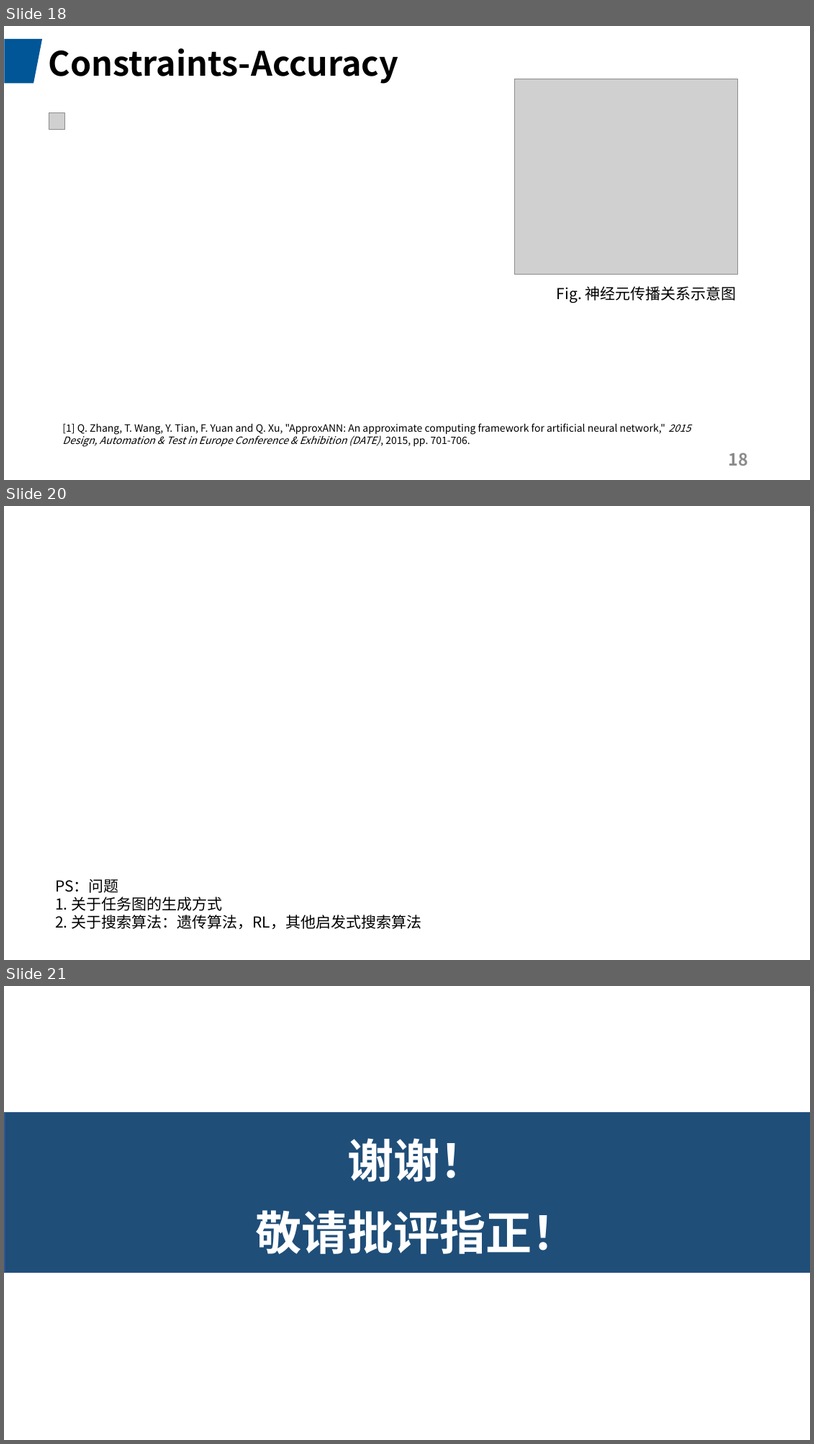
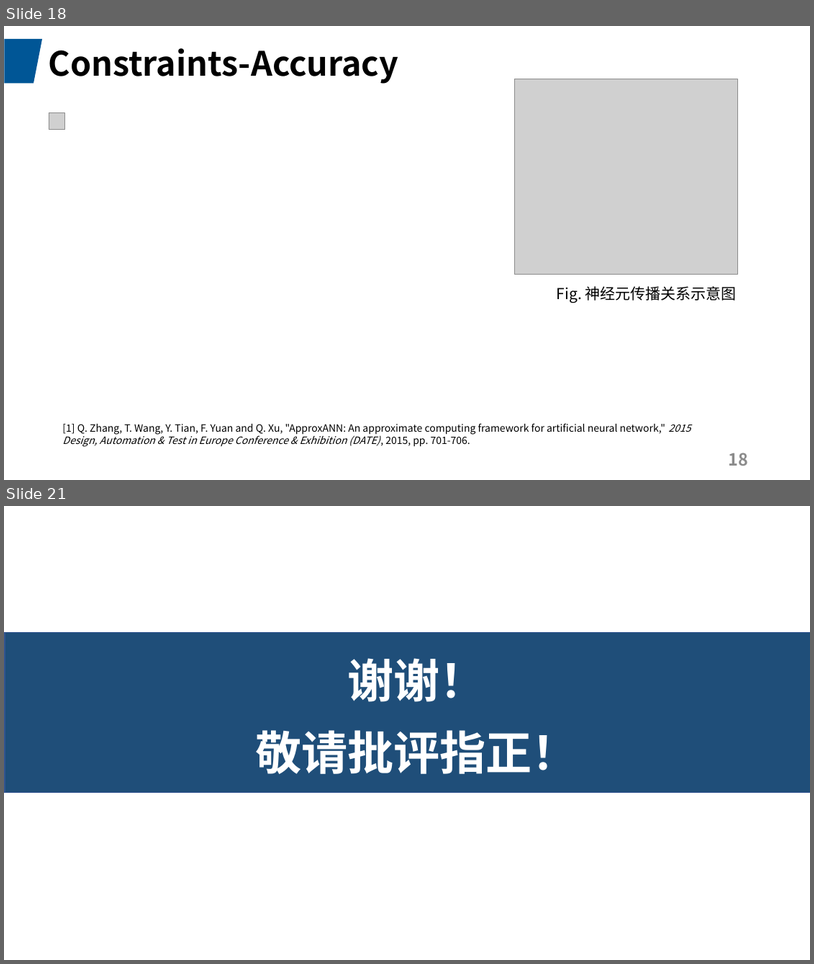
Before and after one commit to JadeQiong/DSE, a slide deck: 组会3.18GNN.pptx. Shown one above the other, each under a label of ours: slides 18, 20 and 21 before the commit, slides 18 and 21 after it; the slides between them are not shown. The pictures are 814x1444 and 814x964 pixels, drawn with LibreOffice and Linux fonts; fonts in the diff are those of the drawing; grey boxes stand for pictures. Boxes give left, top, right and bottom in pixels: in the first picture for what was removed or moved away, otherwise in the second. Text is boxed around its words. In the diff, an @@ line names an element or a change of style, - is before the commit and + after.

```diff
--- a/组会3.18GNN.pptx
+++ b/组会3.18GNN.pptx
@@ slide 20 removed at <box>4,506,810,960</box>, background #FFFFFF @@
@@ text removed at <box>55,879,422,929</box> @@
-PS：问题
-1. 关于任务图的生成方式
-2. 关于搜索算法：遗传算法，RL，其他启发式搜索算法
```
Also in this commit, not shown: 4 slides changed, 2 slides added, 1 other slide removed, 1 other file.
